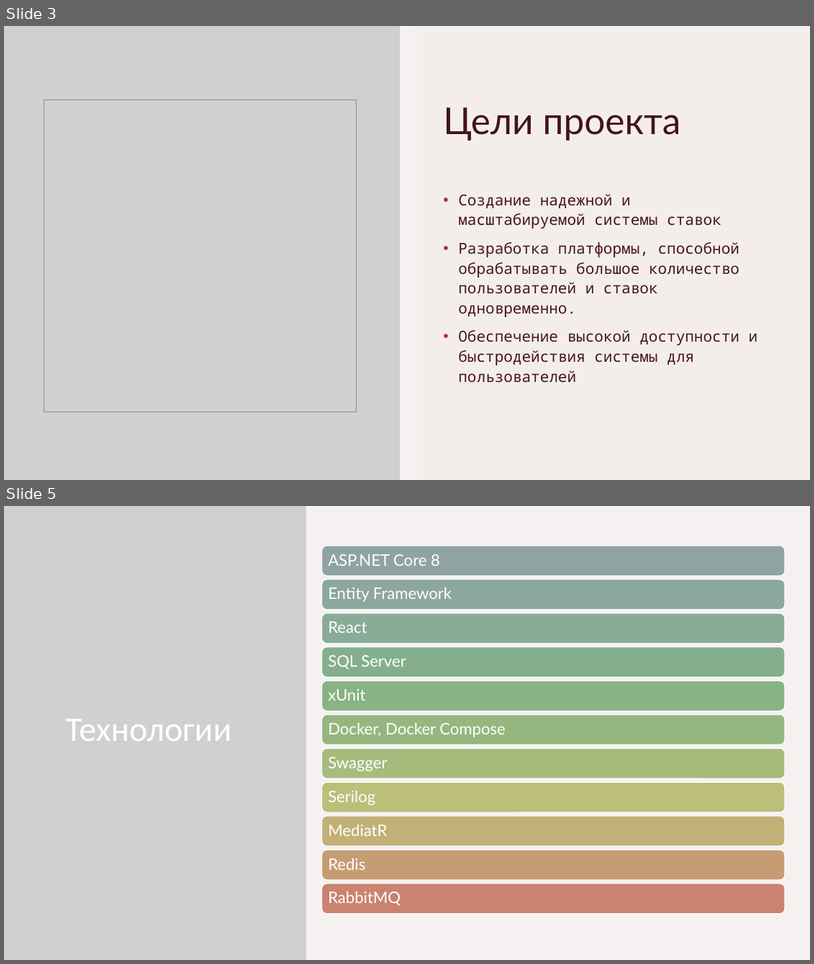
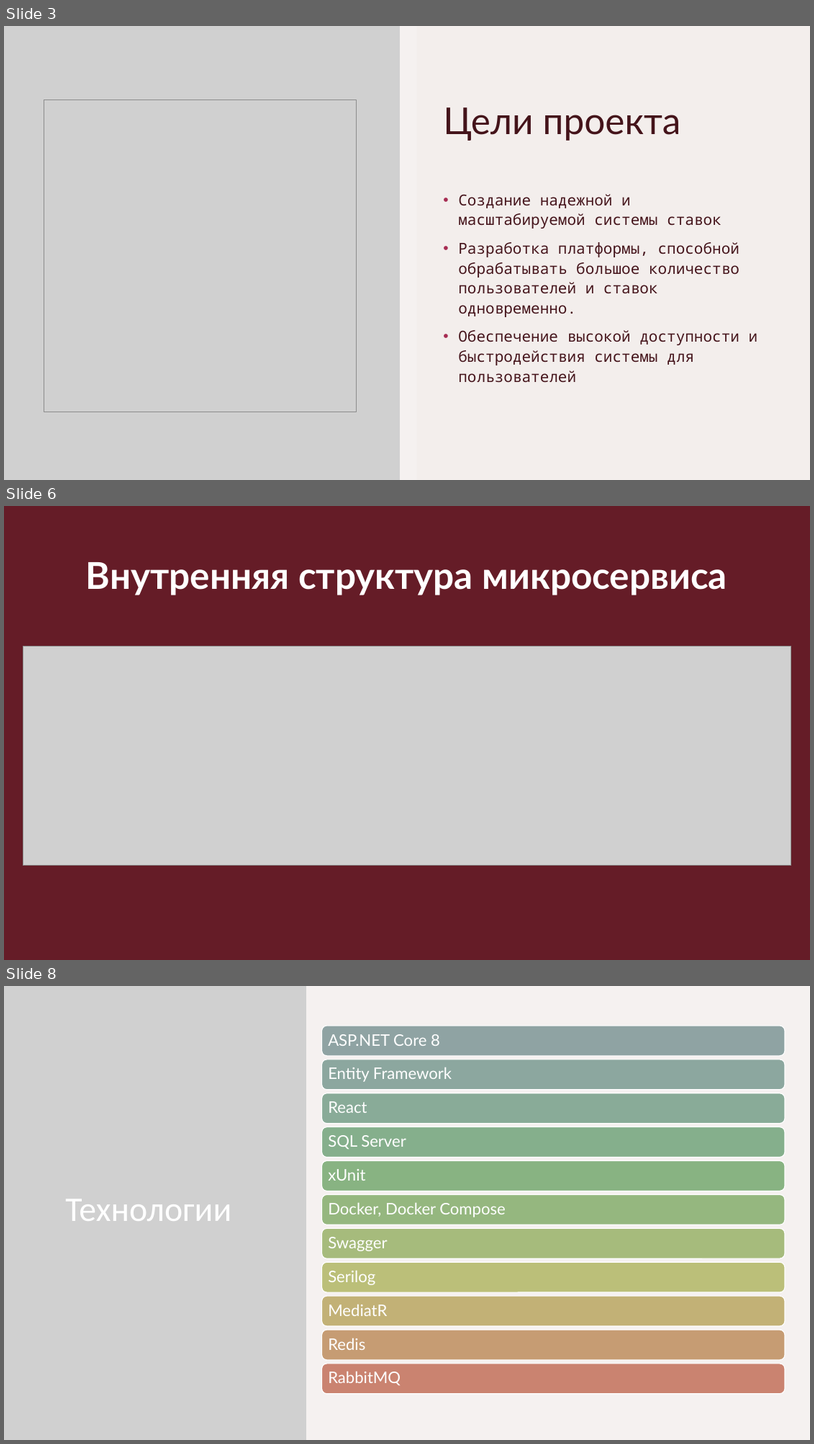
Before and after one commit to SergeyFM/Bets, a slide deck: docs/CoolBet.pptx. Shown one above the other, each under a label of ours: slides 3 and 5 before the commit, slides 3, 6 and 8 after it; the slides between them are not shown. The pictures are 814x964 and 814x1444 pixels, drawn with LibreOffice and Linux fonts; fonts in the diff are those of the drawing; grey boxes stand for pictures; background and template pictures are left out. Boxes give left, top, right and bottom in pixels: in the first picture for what was removed or moved away, otherwise in the second. Text is boxed around its words. In the diff, an @@ line names an element or a change of style, - is before the commit and + after.

```diff
--- a/docs/CoolBet.pptx
+++ b/docs/CoolBet.pptx
@@ slide 6 added at [4,506,810,960], background #FFFFFF @@
@@ rectangle added at [4,506,810,960], fill #651C27 @@
@@ title added at [86,562,727,595], 44 pt, text #FFFFFF, bold @@
+Внутренняя структура микросервиса
@@ picture added at [23,646,792,865] @@
@@ what was slide 5 is now slide 8 @@
```
Also in this commit, not shown: 1 slide changed, 2 other slides added, 4 other files.
